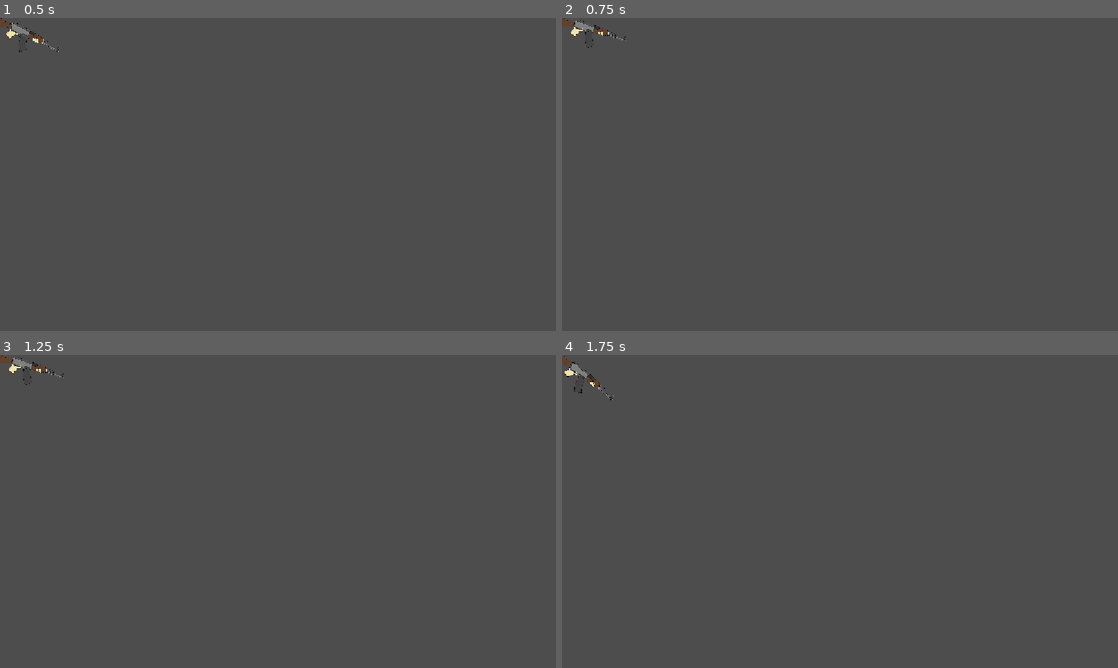
Above: before the commit, frames 1-4 (two rows, left to right).
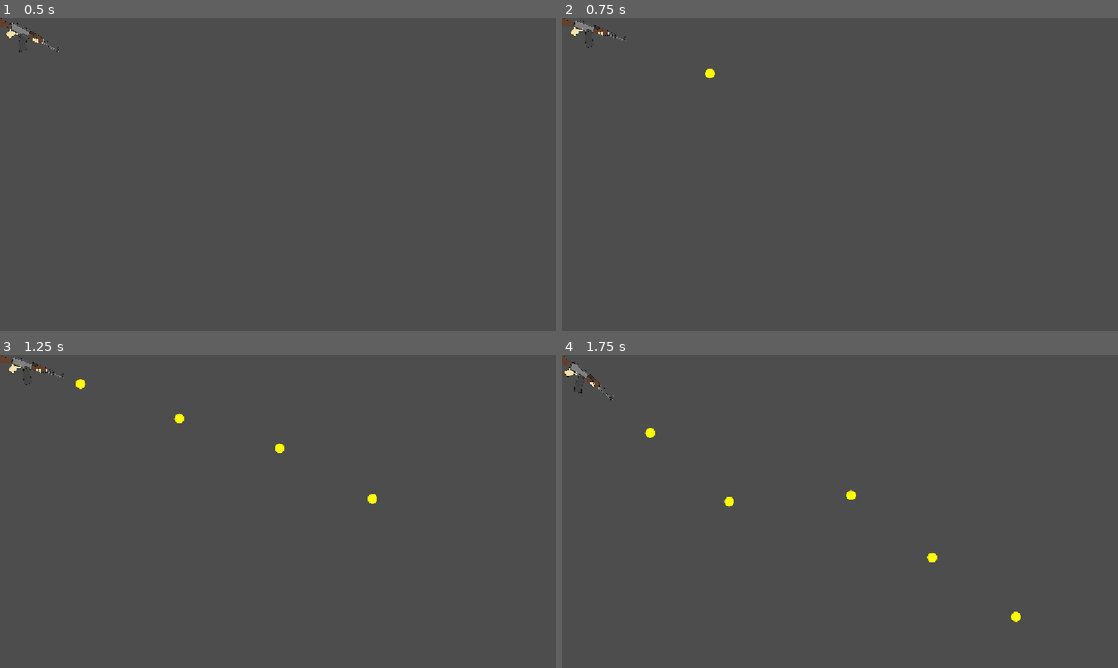
Above: after the commit, the same moments.

Repository: chiefpat450119/GMTK-2026
Game: Godot game, scene res://scenes/entities/weapons/machine_gun.tscn
The game is run twice, just before and just after one commit, with the same random seed, the same clock (stepped at 60 frames per second) and the same inputs. This scene is started directly instead of the project's main scene.
Inputs (mouse positions are in pixels of both pictures, inside the frame that each line leads up to):
- Up to frame 1 (0.5 s): no input
- Up to frame 2 (0.75 s): tap Enter at 0.5 s; move the mouse to (962, 158) at 0.52 s; press the mouse at (962, 158) at 0.53 s; hold D (Right) from 0.53 s (still down)
- Up to frame 3 (1.25 s): keep holding D (Right)
- Up to frame 4 (1.75 s): release D (Right) at 1.25 s; release the mouse at (962, 495) at 1.25 s; drag from (728, 527) to (812, 574) at 1.27 s

Frame 1 is identical in both runs. In frame 2, less than 0.1% of the frame differs, in the area x 25-28%, y 16-20%; in frame 3, 0.2%; in frame 4, 0.2%, in the area x 14-83%, y 23-86%.

Commit message:
feat: added railgun
Created railgun script extending Gun class

Railgun charges as you hold down left click, then fires when releasing left click

Diff:
--- a/scenes/entities/player/player.tscn
+++ b/scenes/entities/player/player.tscn
@@ -2,7 +2,7 @@
 
 [ext_resource type="Script" uid="uid://cec0glmuud386" path="res://scenes/entities/player/player.gd" id="1_xy2vv"]
 [ext_resource type="Texture2D" uid="uid://dqr3y206l0g0y" path="res://assets/placeholder_player_sprite.png" id="2_g2els"]
-[ext_resource type="PackedScene" uid="uid://cnooxmd2m55c5" path="res://scenes/entities/weapons/shotgun.tscn" id="3_j0oqr"]
+[ext_resource type="PackedScene" uid="uid://be4yc6h34d76y" path="res://scenes/entities/weapons/railgun.tscn" id="3_j0oqr"]
 [ext_resource type="Texture2D" uid="uid://dwehqdbtkwn1v" path="res://assets/player_sprites/Idle_1.png" id="4_70kwc"]
 [ext_resource type="Texture2D" uid="uid://k4amyww0ccea" path="res://assets/player_sprites/Idle_2.png" id="5_yywfu"]
 [ext_resource type="Script" uid="uid://lajktjxbrn2c" path="res://components/movement_component.gd" id="6_8akj5"]
@@ -40,7 +40,7 @@
 time_component = NodePath("TimeComponent")
 movement_component = NodePath("MovementComponent")
 dash_component = NodePath("DashComponent")
-gun = NodePath("Shotgun")
+gun = NodePath("Railgun")
 sprite = NodePath("AnimatedSprite2D")
 metadata/_custom_type_script = "uid://cec0glmuud386"
 
@@ -59,8 +59,7 @@
 scale = Vector2(0.94713265, 1.0591915)
 shape = SubResource("CapsuleShape2D_g4v7s")
 
-[node name="Shotgun" parent="." unique_id=933200610 instance=ExtResource("3_j0oqr")]
-position = Vector2(0, -35)
+[node name="Railgun" parent="." unique_id=933200610 instance=ExtResource("3_j0oqr")]
 
 [node name="MovementComponent" type="Node" parent="." unique_id=291962219 node_paths=PackedStringArray("body")]
 script = ExtResource("6_8akj5")
--- a/scenes/entities/weapons/gun.gd
+++ b/scenes/entities/weapons/gun.gd
@@ -38,6 +38,9 @@
 	else:
 		sprite.z_index = 3
 
+	if Input.is_action_pressed("M1"):
+		shoot()
+
 func shoot():
 	if not can_fire:
 		return
--- /dev/null
+++ b/scenes/entities/weapons/railgun.gd
@@ -0,0 +1,60 @@
+class_name Railgun
+extends Gun
+
+@export var charge_time : float
+@export var max_charge_amount : float
+@export var charge_rate : float
+
+var cur_charge_amt : float = 0
+var is_charging : bool = false
+
+
+func _physics_process(delta: float) -> void:
+	look_at(get_global_mouse_position())
+
+	if abs(rad_to_deg(transform.get_rotation())) > 90:
+		sprite.flip_v = true
+	else:
+		sprite.flip_v = false
+
+	# Makes the gun look like it's rotating around the player in 3D space
+	var left_threshold := -45
+	var right_threshold := -135
+	if rad_to_deg(transform.get_rotation()) < left_threshold and rad_to_deg(transform.get_rotation()) > right_threshold:
+		sprite.z_index = 1
+	else:
+		sprite.z_index = 3
+
+	# Holding left click charges up railgun
+	if Input.is_action_pressed("M1") and can_fire:
+		sprite.modulate = Color.RED
+		is_charging = true
+		print("Railgun charge amt: " + str(cur_charge_amt))
+		cur_charge_amt += charge_rate * delta
+		Player.instance.time_component.remove_time(base_cost)
+		if cur_charge_amt >= max_charge_amount:
+			cur_charge_amt = max_charge_amount
+
+	# Releasing left click while charging fires the railgun
+	if is_charging == true and Input.is_action_just_released("M1"):
+		is_charging = false
+		shoot()
+		cur_charge_amt = 0
+
+func shoot():
+	can_fire = false
+	# Spawn bullet
+	var bullet : Bullet = bullet_scene.instantiate()
+	bullet.global_transform = bullet_spawn_point.global_transform
+	bullet.damage = damage_stat.current_val(base_damage + pow(cur_charge_amt, 2))
+	# Add inaccuracy
+	var rng := RandomNumberGenerator.new()
+	var accuracy := accuracy_stat.current_val(base_accuracy)
+	bullet.rotation = rotation + deg_to_rad(rng.randf_range(-accuracy, accuracy))
+	add_child(bullet)
+
+	# Fire cooldown
+	sprite.modulate = Color(0.198, 0.198, 0.198, 1.0)
+	await get_tree().create_timer(firerate_stat.current_val(base_fire_cooldown)).timeout
+	sprite.modulate = Color.WHITE
+	can_fire = true
--- /dev/null
+++ b/scenes/entities/weapons/railgun.tscn
@@ -0,0 +1,33 @@
+[gd_scene format=3 uid="uid://be4yc6h34d76y"]
+
+[ext_resource type="Script" uid="uid://w1qcbgvm8qq7" path="res://scenes/entities/weapons/railgun.gd" id="1_2j11h"]
+[ext_resource type="Resource" uid="uid://sqhjwk7e6goh" path="res://resources/stats/player_stats/player_damage_stat.tres" id="2_0er5g"]
+[ext_resource type="Resource" uid="uid://du1e8ddp0oyhi" path="res://resources/stats/player_stats/player_firerate_stat.tres" id="3_yy7j6"]
+[ext_resource type="Resource" uid="uid://itxxgy1mnmef" path="res://resources/stats/player_stats/player_accuracy_stat.tres" id="4_xnbhe"]
+[ext_resource type="PackedScene" uid="uid://cq8c1vnhfjykf" path="res://scenes/entities/projectiles/bullet.tscn" id="5_iqphh"]
+[ext_resource type="Texture2D" uid="uid://bicurbr4tejj0" path="res://assets/placeholder_shotgun_sprite.png" id="6_mldex"]
+
+[node name="Railgun" type="CharacterBody2D" unique_id=933200610 node_paths=PackedStringArray("sprite", "bullet_spawn_point")]
+script = ExtResource("1_2j11h")
+charge_time = 2.0
+max_charge_amount = 5.0
+charge_rate = 1.0
+sprite = NodePath("Sprite2D")
+base_damage = 1.0
+base_fire_cooldown = 0.5
+base_cost = 0.5
+damage_stat = ExtResource("2_0er5g")
+firerate_stat = ExtResource("3_yy7j6")
+accuracy_stat = ExtResource("4_xnbhe")
+bullet_scene = ExtResource("5_iqphh")
+bullet_spawn_point = NodePath("Bullet Spawn Point")
+
+[node name="Sprite2D" type="Sprite2D" parent="." unique_id=1441832555]
+z_index = 3
+position = Vector2(60.408268, 0.065790415)
+scale = Vector2(0.32966837, 0.32966834)
+texture = ExtResource("6_mldex")
+flip_h = true
+
+[node name="Bullet Spawn Point" type="Node2D" parent="." unique_id=1642815895]
+position = Vector2(121, 0)
Not shown, added: scenes/entities/weapons/railgun.gd.uid
Not shown, added: scenes/test/test_hp_time_bar.tscn2217743914.tmp
